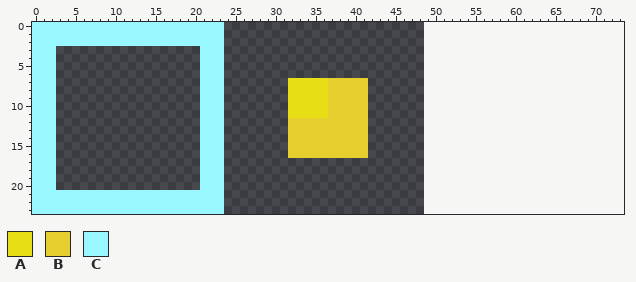
Sprite sheet: assets/images/object_sheet.png. The picture above was drawn from the file before the commit.
The file is 49x24 pixels. The old version is drawn lined up with the new one, on the new canvas.
Palette (. is transparent): A #e7de15  B #e7ce2f  C #99f7ff
Pixels before, first column x 0:
 0 CCCCCCCCCCCCCCCCCCCCCCCC..................
 1 CCCCCCCCCCCCCCCCCCCCCCCC..................
 2 CCCCCCCCCCCCCCCCCCCCCCCC..................
 3 CCC..................CCC..................
 4 CCC..................CCC..................
 5 CCC..................CCC..................
 6 CCC..................CCC..................
 7 CCC..................CCC........AAAAABBBBB
 8 CCC..................CCC........AAAAABBBBB
 9 CCC..................CCC........AAAAABBBBB
10 CCC..................CCC........AAAAABBBBB
11 CCC..................CCC........AAAAABBBBB
12 CCC..................CCC........BBBBBBBBBB
13 CCC..................CCC........BBBBBBBBBB
14 CCC..................CCC........BBBBBBBBBB
15 CCC..................CCC........BBBBBBBBBB
16 CCC..................CCC........BBBBBBBBBB
17 CCC..................CCC..................
18 CCC..................CCC..................
19 CCC..................CCC..................
20 CCC..................CCC..................
21 CCCCCCCCCCCCCCCCCCCCCCCC..................
22 CCCCCCCCCCCCCCCCCCCCCCCC..................
23 CCCCCCCCCCCCCCCCCCCCCCCC..................
Once edited:
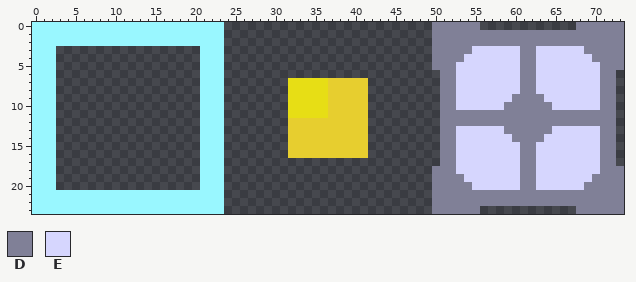
Colours new in this view: D #808097  E #d6d6fe
Commit: started creating crate sprites
The exact change:
canvas 49x24 -> 74x24
Changed rows in their new state; - is an unchanged pixel.
first column x 50:
 0 DDDDDD------------DDDDDD
 1 DDDDDDDDDDDDDDDDDDDDDDDD
 2 DDDDDDDDDDDDDDDDDDDDDDDD
 3 DDDDDEEEEEEDDEEEEEEDDDDD
 4 DDDDEEEEEEEDDEEEEEEEDDDD
 5 DDDEEEEEEEEDDEEEEEEEEDDD
 6 -DDEEEEEEEEDDEEEEEEEEDD-
 7 -DDEEEEEEEEDDEEEEEEEEDD-
 8 -DDEEEEEEEEDDEEEEEEEEDD-
 9 -DDEEEEEEEDDDDEEEEEEEDD-
10 -DDEEEEEEDDDDDDEEEEEEDD-
11 -DDDDDDDDDDDDDDDDDDDDDD-
12 -DDDDDDDDDDDDDDDDDDDDDD-
13 -DDEEEEEEDDDDDDEEEEEEDD-
14 -DDEEEEEEEDDDDEEEEEEEDD-
15 -DDEEEEEEEEDDEEEEEEEEDD-
16 -DDEEEEEEEEDDEEEEEEEEDD-
17 -DDEEEEEEEEDDEEEEEEEEDD-
18 DDDEEEEEEEEDDEEEEEEEEDDD
19 DDDDEEEEEEEDDEEEEEEEDDDD
20 DDDDDEEEEEEDDEEEEEEDDDDD
21 DDDDDDDDDDDDDDDDDDDDDDDD
22 DDDDDDDDDDDDDDDDDDDDDDDD
23 DDDDDD------------DDDDDD
